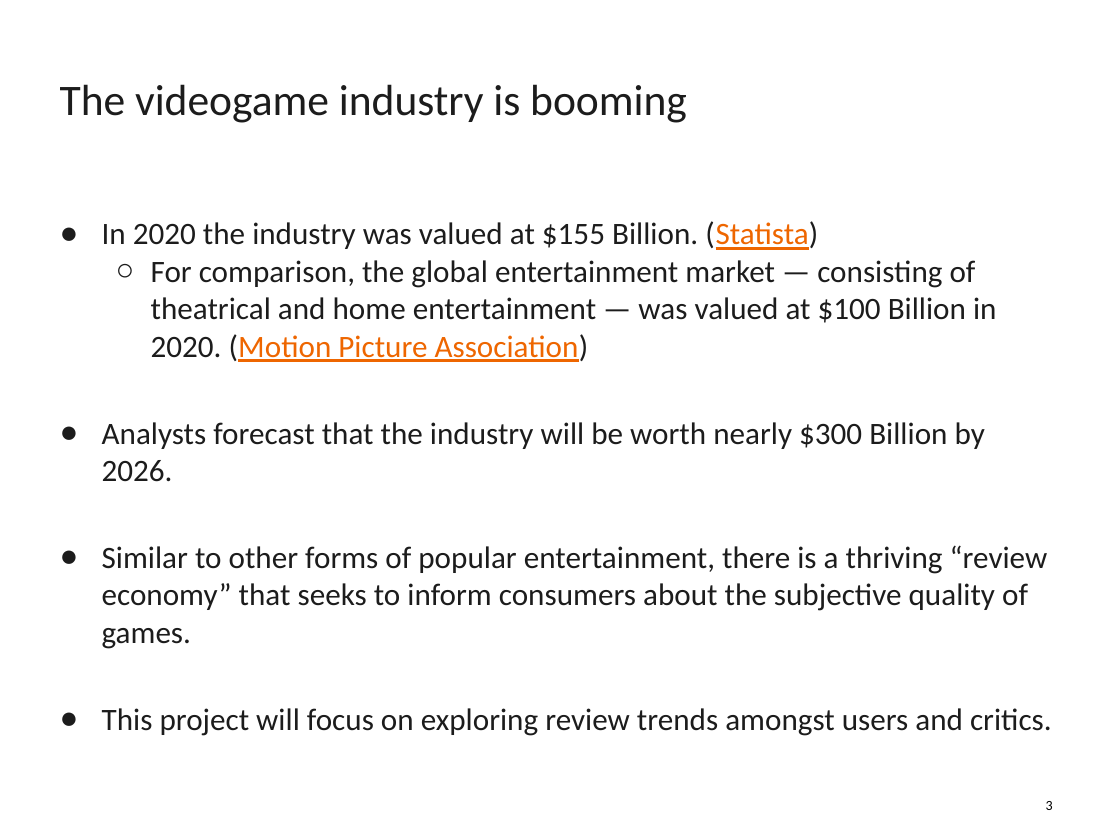
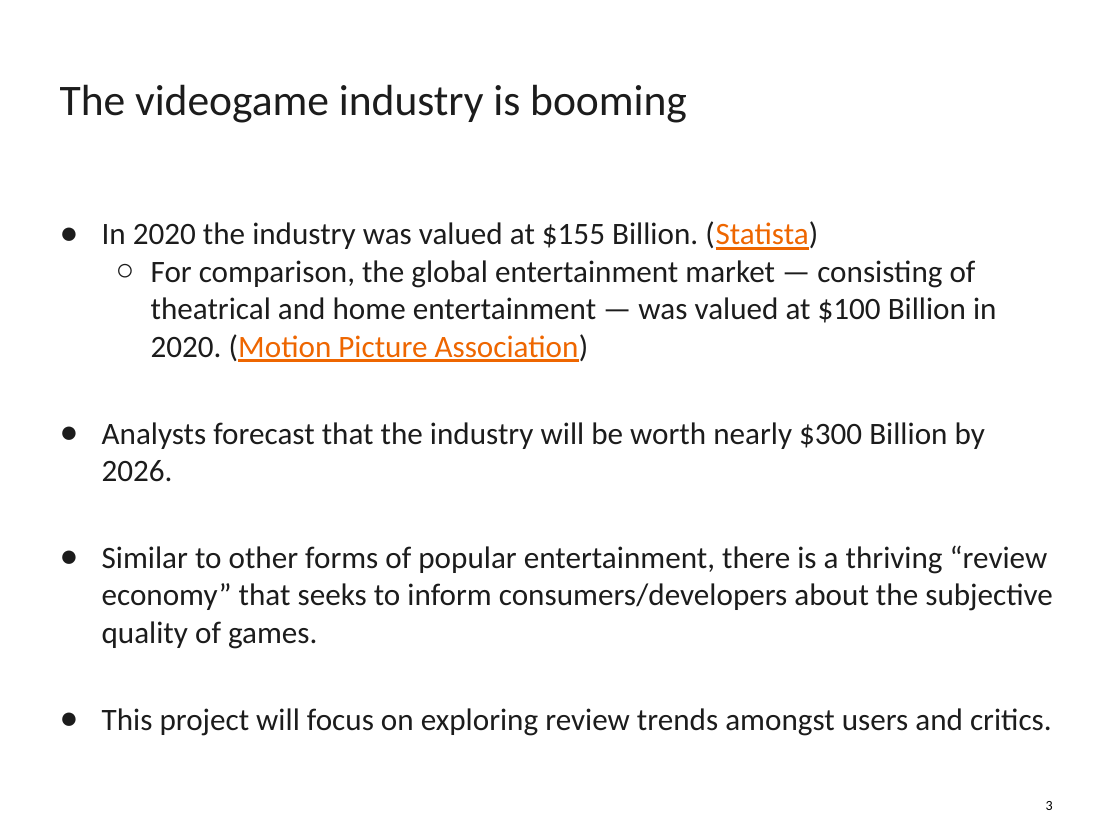
Before and after one commit to osirjeremy/metacritic_videogameReviews_scraping, a slide deck: slide 3 of 2021.10_Metacritic Videogame Reviews Analysis_JeremyOsir_NYCDSA.pptx. Drawn at 1120x840 pixels with LibreOffice and Linux fonts; fonts in the diff are those of the drawing; background and template pictures are left out. Boxes give left, top, right and bottom in pixels: in the first picture for what was removed or moved away, otherwise in the second. Text is boxed around its words. In the diff, an @@ line names an element or a change of style, - is before the commit and + after.

Commit message:
Update powerpoint slides

```diff
--- a/2021.10_Metacritic Videogame Reviews Analysis_JeremyOsir_NYCDSA.pptx
+++ b/2021.10_Metacritic Videogame Reviews Analysis_JeremyOsir_NYCDSA.pptx
@@ text at (102,545,1053,649): text changed @@
-● Similar to other forms of popular entertainment, there is a thriving “review economy” that seeks to inform consumers about the subjective quality of games.
+● Similar to other forms of popular entertainment, there is a thriving “review economy” that seeks to inform consumers/developers about the subjective quality of games.
```
Also in this commit, not shown: 3 other slides changed, 1 slide added, 1 other file.
